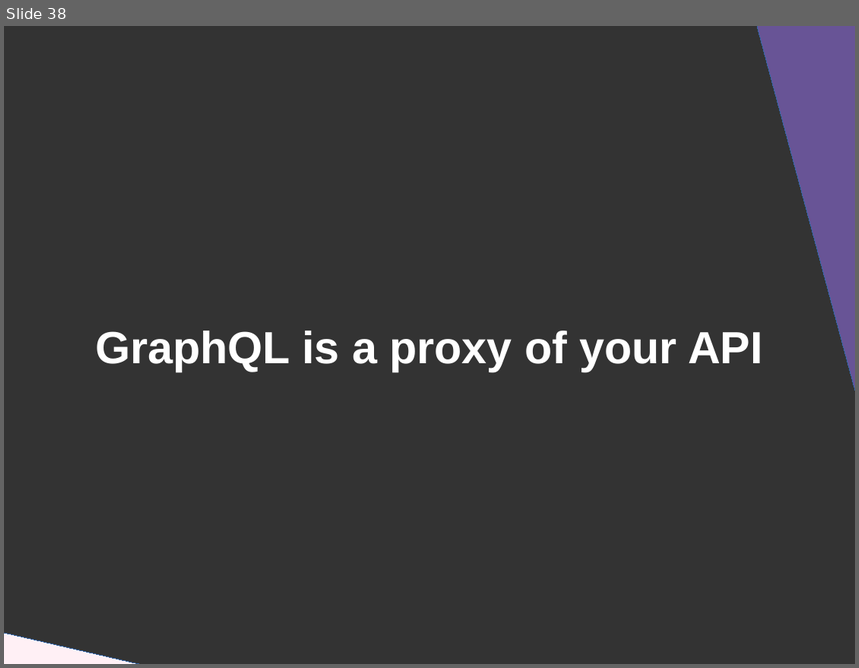
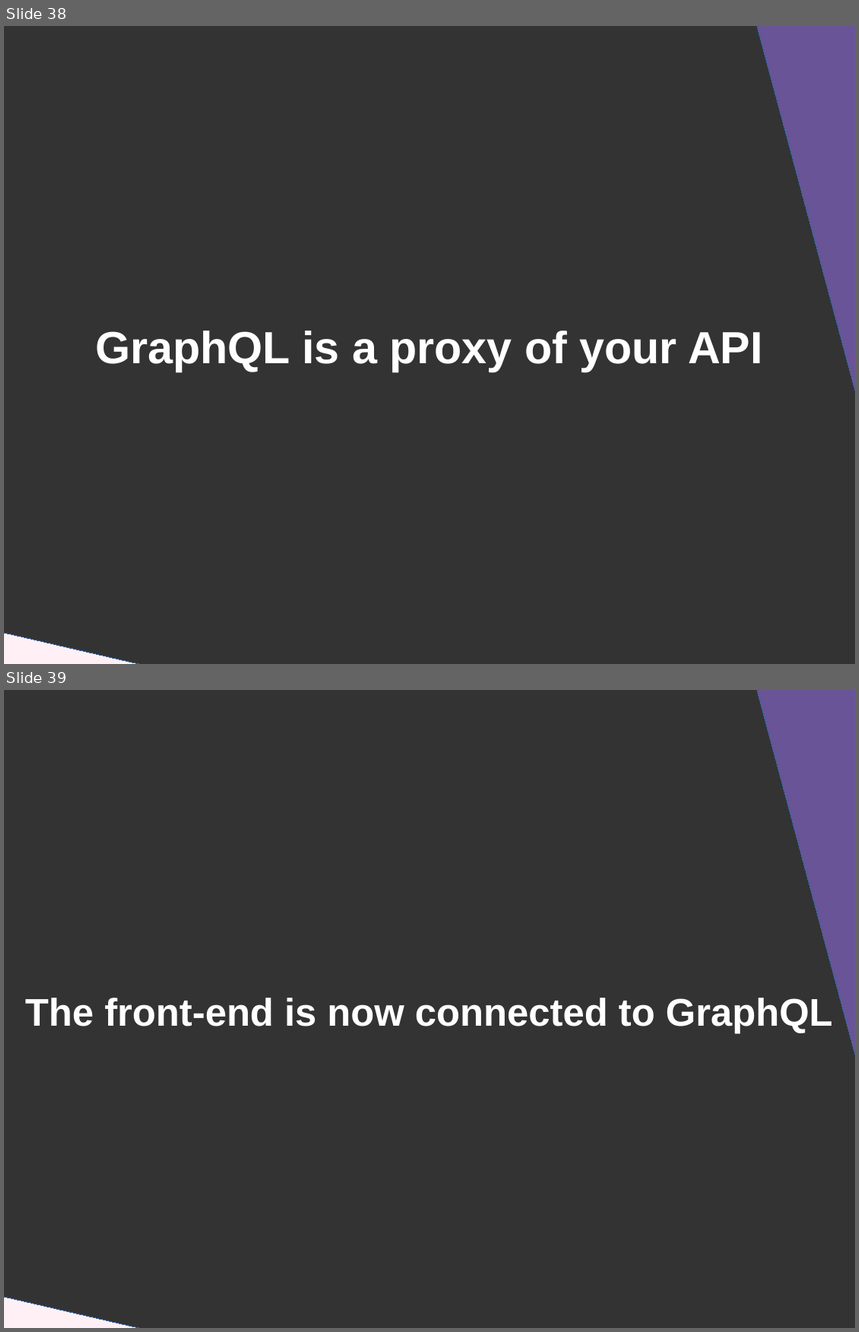
Before and after one commit to DanYellow/presentations, a slide deck: graphql/presentation.odp. Shown one above the other, each under a label of ours: slide 38 before the commit, slides 38 and 39 after it. The pictures are 859x668 and 859x1332 pixels, drawn with LibreOffice and Linux fonts; fonts in the diff are those of the drawing. Boxes give left, top, right and bottom in pixels: in the first picture for what was removed or moved away, otherwise in the second. Text is boxed around its words. In the diff, an @@ line names an element or a change of style, - is before the commit and + after.

```diff
--- a/graphql/presentation.odp
+++ b/graphql/presentation.odp
@@ slide 39 added at <box>4,690,855,1328</box>, background #333333 @@
@@ right triangle added at <box>743,690,855,1076</box>, fill #685496, outline #3465A4 0 pt @@
@@ title added at <box>25,998,833,1034</box>, 36 pt, text #FFFFFF, bold @@
+The front-end is now connected to GraphQL
@@ right triangle added at <box>4,1285,483,1328</box>, fill #FFF0F5, outline #3465A4 0 pt @@
```
Also in this commit, not shown: 2 slides changed, 1 other slide added, 1 slide removed, 12 other files.
